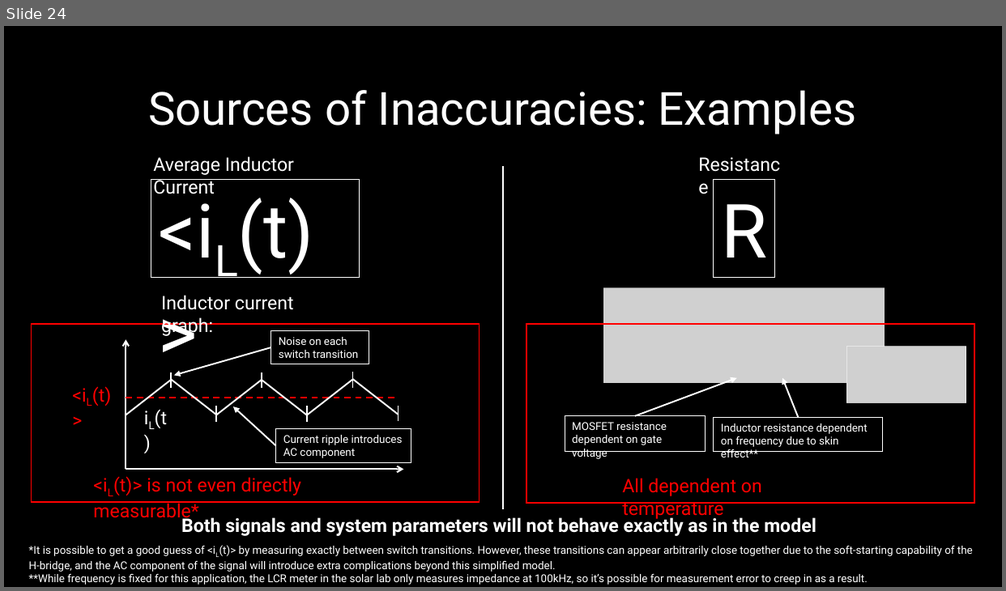
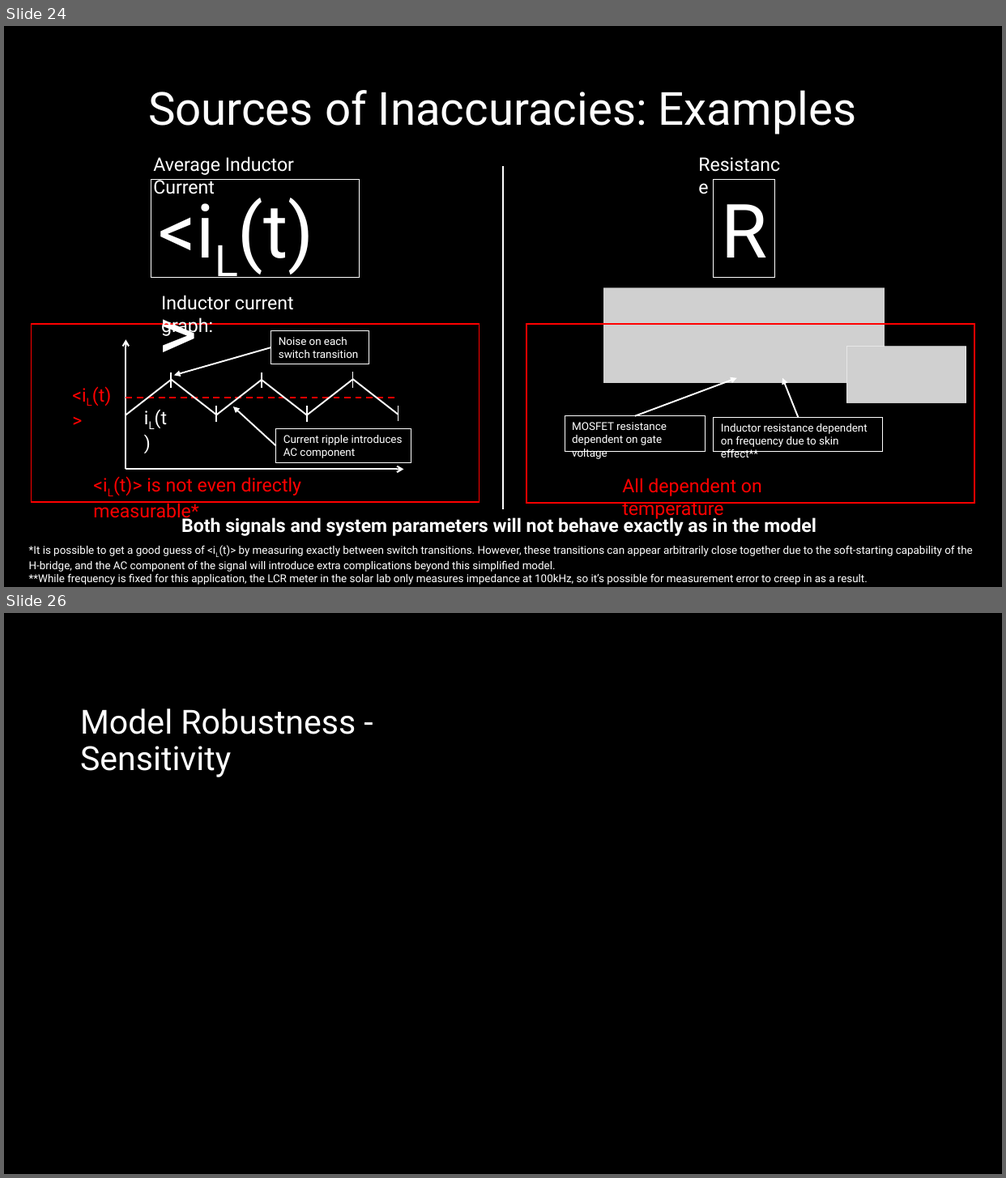
Before and after one commit to ut-ras/rm_electrical-supercap_v2, a slide deck: UT Robomasters – Supercap Power Stage Modeling.pptx. Shown one above the other, each under a label of ours: slide 24 before the commit, slides 24 and 26 after it; the slides between them are not shown. The pictures are 1006x591 and 1006x1178 pixels, drawn with LibreOffice and Linux fonts; fonts in the diff are those of the drawing; grey boxes stand for pictures. Boxes give left, top, right and bottom in pixels: in the first picture for what was removed or moved away, otherwise in the second. Text is boxed around its words. In the diff, an @@ line names an element or a change of style, - is before the commit and + after.

Commit message:
updated powerpoint

```diff
--- a/UT Robomasters – Supercap Power Stage Modeling.pptx
+++ b/UT Robomasters – Supercap Power Stage Modeling.pptx
@@ slide 26 added at [4, 613, 1002, 1174], background #000000 @@
@@ title added at [80, 709, 356, 777], 32 pt, text #FFFFFF @@
+Model Robustness - Sensitivity
```
Also in this commit, not shown: 1 other slide added, 1 slide removed.
